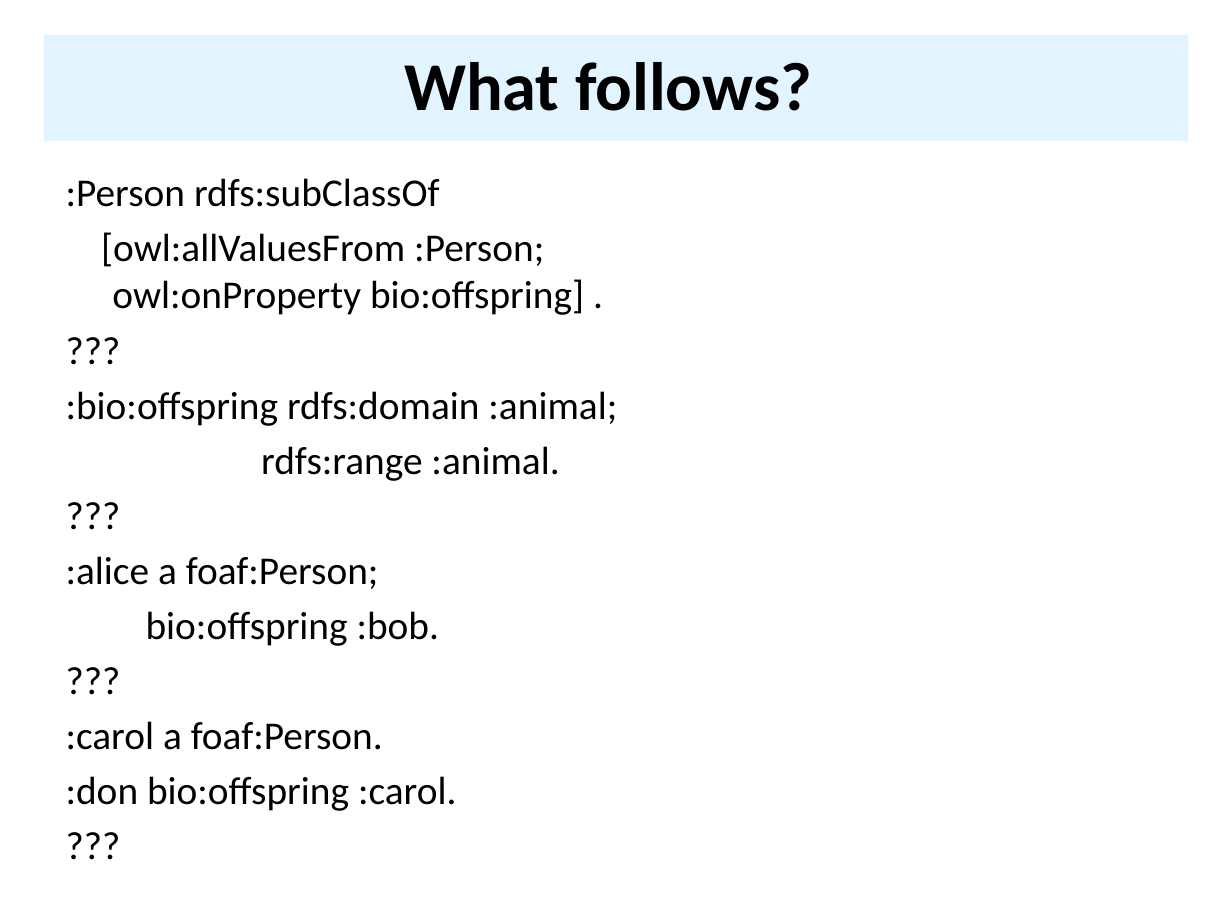
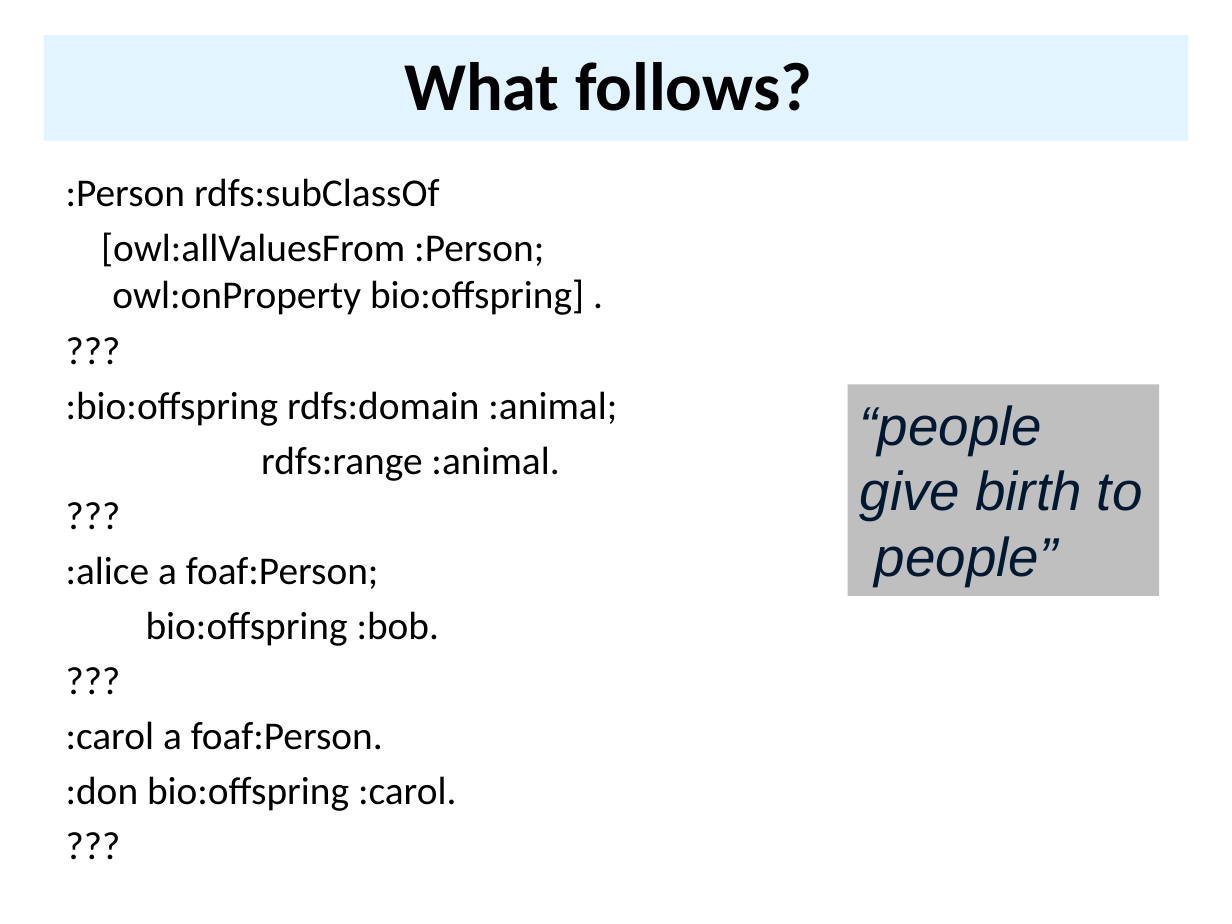
Before and after one commit to UMBC-CMSC-491-691-F19-Knowledge-Graphs/class_material, a slide deck: slide 45 of notes/07_owl/07OWL.pptx. Drawn at 1232x924 pixels with LibreOffice and Linux fonts; fonts in the diff are those of the drawing. Boxes give left, top, right and bottom in pixels: in the first picture for what was removed or moved away, otherwise in the second. Text is boxed around its words. In the diff, an @@ line names an element or a change of style, - is before the commit and + after.

```diff
--- a/notes/07_owl/07OWL.pptx
+++ b/notes/07_owl/07OWL.pptx
@@ rectangle added at (848,384,1159,596), fill #BFBFBF, 32 pt, text #001933, italic @@
+“people give birth to people”
```
Also in this commit, not shown: 12 other slides changed, 1 slide removed, 2 other files.
